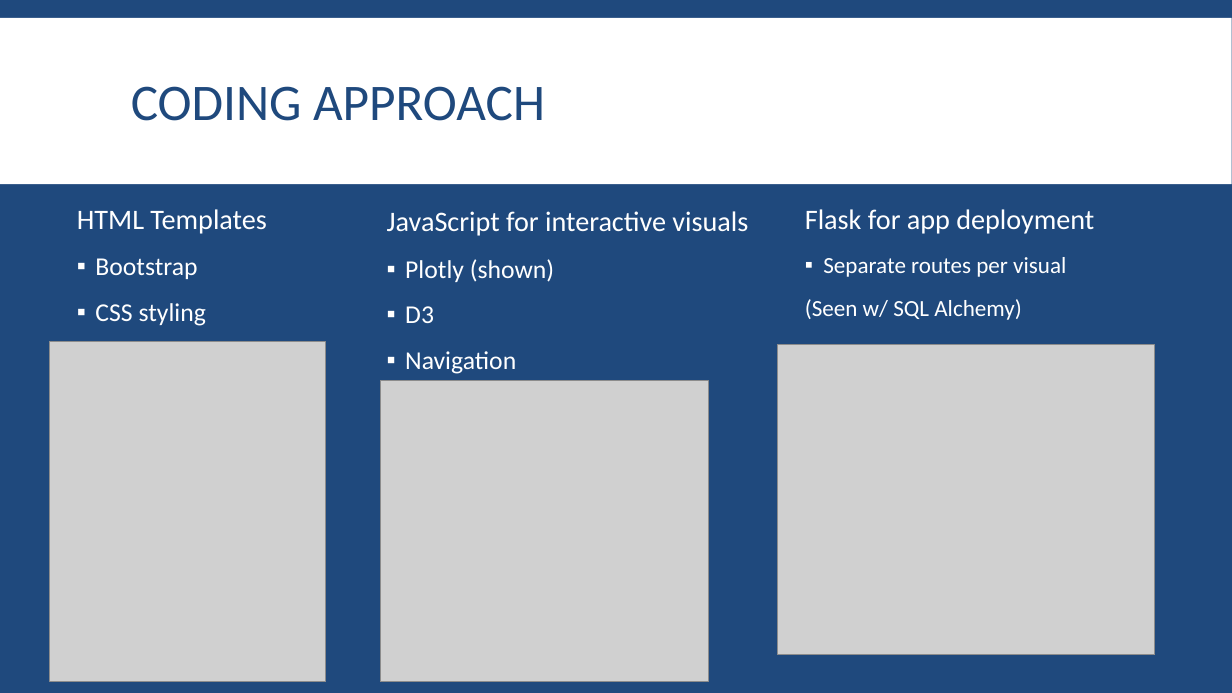
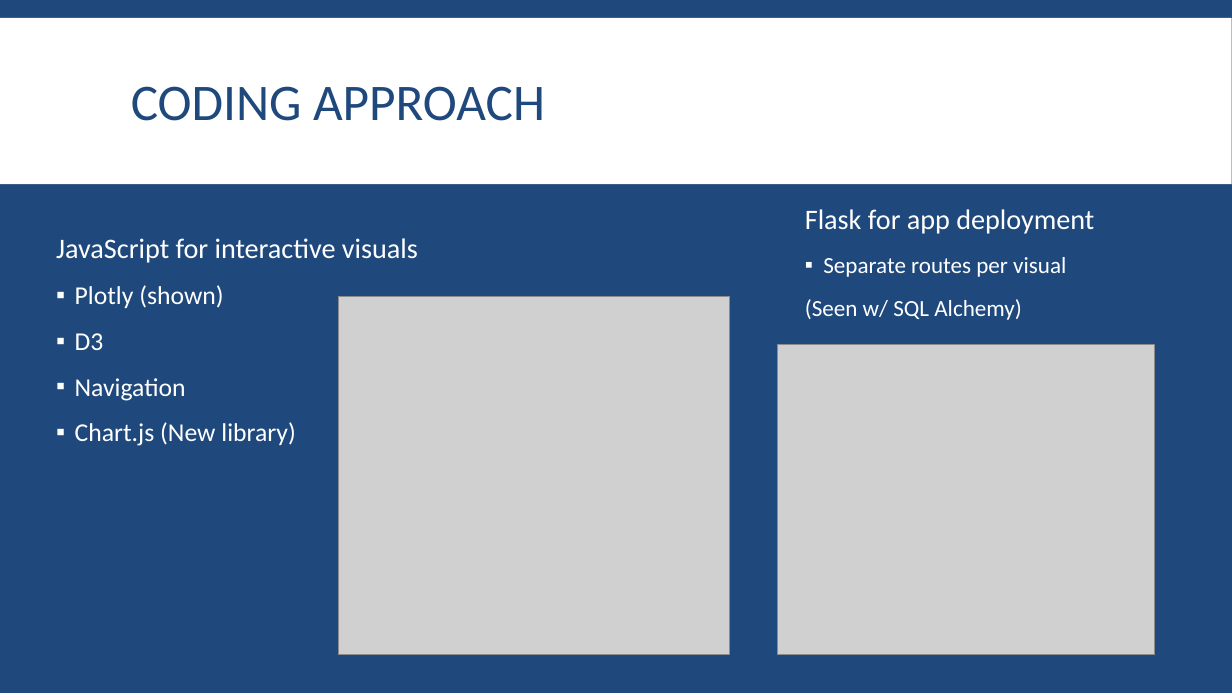
Before and after one commit to sheygarga/Project2Group1, a slide deck: slide 7 of State of the Sun_Group1 PPT_032018.pptx. Drawn at 1232x693 pixels with LibreOffice and Linux fonts; fonts in the diff are those of the drawing; grey boxes stand for pictures. Boxes give left, top, right and bottom in pixels: in the first picture for what was removed or moved away, otherwise in the second. Text is boxed around its words. In the diff, an @@ line names an element or a change of style, - is before the commit and + after.

Commit message:
updated PPT

```diff
--- a/State of the Sun_Group1 PPT_032018.pptx
+++ b/State of the Sun_Group1 PPT_032018.pptx
@@ text removed at <box>77,209,266,326</box> @@
-HTML Templates
-▪ Bootstrap
-▪ CSS styling
@@ text "JavaScript for interactive visuals": place and size @@
-text "JavaScript for interactive visuals" at <box>387,211,748,374</box>
+text "JavaScript for interactive visuals" at <box>56,238,418,446</box>
@@ picture: place and size @@
-picture at <box>380,381,708,682</box>
+picture at <box>339,297,730,655</box>
@@ picture removed at <box>50,342,326,682</box> @@
@@ text at <box>75,422,295,446</box>: paragraph added @@
+▪ Chart.js (New library)
```
Also in this commit, not shown: 1 other slide changed, 1 other file.
